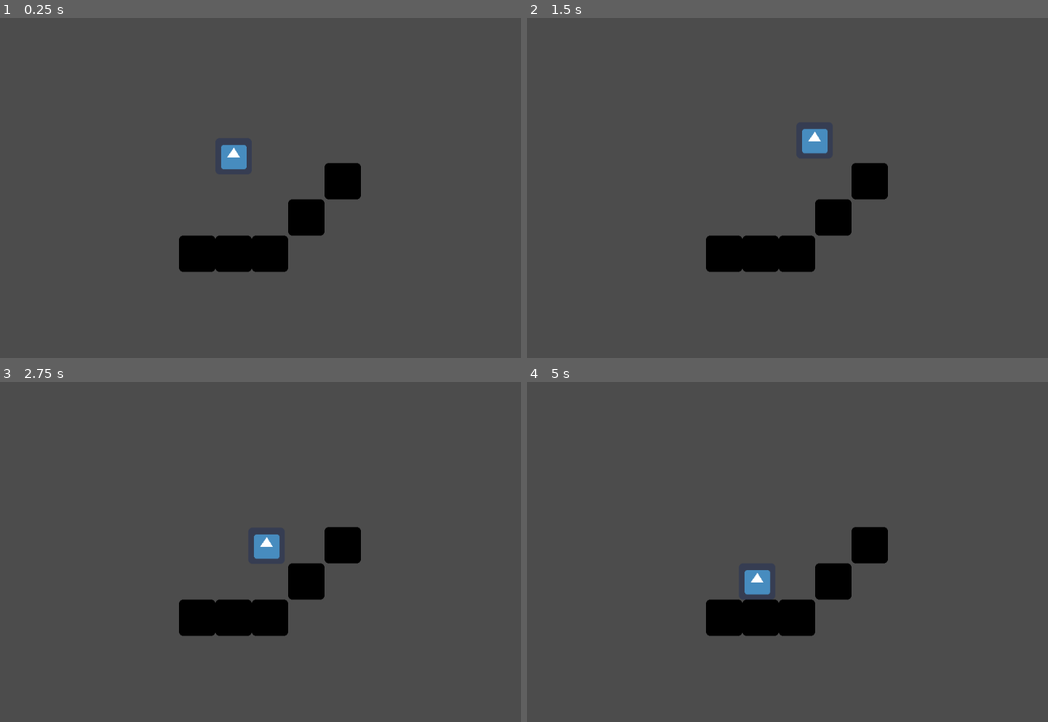
Above: before the commit, frames 1-4 (two rows, left to right).
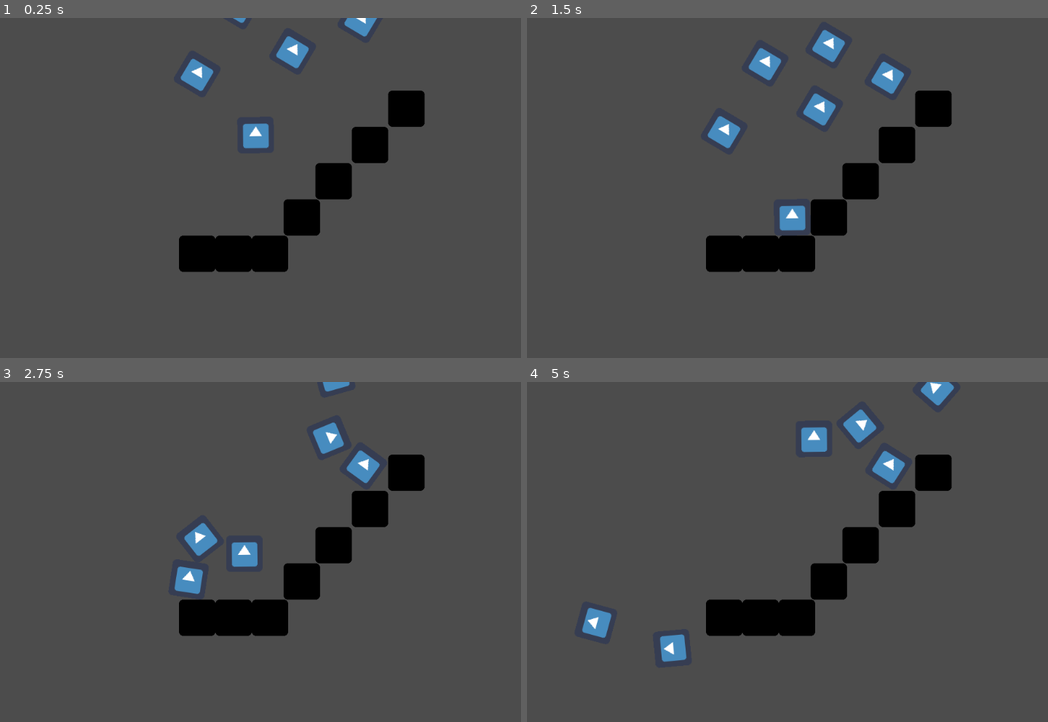
Above: after the commit, the same moments.

Repository: ttu/godot-platformer
Game: Godot game, scene res://World.tscn
Two runs of this game, one before a commit and one after it. Both use one fixed random seed, a clock stepped at 60 frames per second and the inputs below. The engine's default icon, where the game draws it, is replaced by a stand-in: a white triangle on a blue panel in a dark square.
Inputs:
- Up to frame 1 (0.25 s): no input
- Up to frame 2 (1.5 s): hold Right (ui_right) from 0.53 s (still down); tap Up (ui_up) at 0.77 s
- Up to frame 3 (2.75 s): tap Up (ui_up) at 1.52 s; release Right (ui_right) at 2.03 s; hold Left (ui_left) from 2.03 s (still down)
- Up to frame 4 (5 s): release Left (ui_left) at 2.78 s; hold Right (ui_right) 2.78-4.28 s; tap Up (ui_up) at 3.02, 3.77, 4.52 s; hold Left (ui_left) from 4.28 s (still down)

The runs differ from the first frame. In frame 1, 3.8% of the frame differs, in the area x 34-82%, y 0-65%; in frame 2, 4.6%, in the area x 34-82%, y 3-65%; in frame 3, 4.3%; in frame 4, 4.6%.

Commit message:
Add RigidBody nodes

Diff:
--- a/World.tscn
+++ b/World.tscn
@@ -9,10 +9,14 @@
 [sub_resource type="RectangleShape2D" id=2]
 extents = Vector2( 32, 32 )
 
+[sub_resource type="RectangleShape2D" id=3]
+extents = Vector2( 31.4703, 31.4909 )
+
 [node name="World" type="Node2D"]
 
 [node name="Player" type="KinematicBody2D" parent="."]
-position = Vector2( 480, 224 )
+position = Vector2( 518.731, 186.589 )
+rotation = -0.012377
 script = ExtResource( 2 )
 __meta__ = {
 "_edit_group_": true
@@ -64,7 +68,7 @@
 shape = SubResource( 2 )
 
 [node name="StaticBody2D4" type="StaticBody2D" parent="."]
-position = Vector2( 608, 352 )
+position = Vector2( 600, 352 )
 __meta__ = {
 "_edit_group_": true
 }
@@ -77,7 +81,7 @@
 shape = SubResource( 2 )
 
 [node name="StaticBody2D5" type="StaticBody2D" parent="."]
-position = Vector2( 672, 288 )
+position = Vector2( 656, 288 )
 __meta__ = {
 "_edit_group_": true
 }
@@ -88,3 +92,94 @@
 
 [node name="CollisionShape2D" type="CollisionShape2D" parent="StaticBody2D5"]
 shape = SubResource( 2 )
+
+[node name="StaticBody2D6" type="StaticBody2D" parent="."]
+position = Vector2( 720, 224 )
+__meta__ = {
+"_edit_group_": true
+}
+
+[node name="Sprite" type="Sprite" parent="StaticBody2D6"]
+modulate = Color( 0, 0, 0, 1 )
+texture = ExtResource( 1 )
+
+[node name="CollisionShape2D" type="CollisionShape2D" parent="StaticBody2D6"]
+shape = SubResource( 2 )
+
+[node name="StaticBody2D7" type="StaticBody2D" parent="."]
+position = Vector2( 784, 160 )
+__meta__ = {
+"_edit_group_": true
+}
+
+[node name="Sprite" type="Sprite" parent="StaticBody2D7"]
+modulate = Color( 0, 0, 0, 1 )
+texture = ExtResource( 1 )
+
+[node name="CollisionShape2D" type="CollisionShape2D" parent="StaticBody2D7"]
+shape = SubResource( 2 )
+
+[node name="Object rigid" type="RigidBody2D" parent="."]
+position = Vector2( 704, -1.52588e-05 )
+rotation = 0.53755
+__meta__ = {
+"_edit_group_": true
+}
+
+[node name="Sprite" type="Sprite" parent="Object rigid"]
+texture = ExtResource( 1 )
+
+[node name="CollisionShape2D" type="CollisionShape2D" parent="Object rigid"]
+shape = SubResource( 3 )
+
+[node name="Object rigid2" type="RigidBody2D" parent="."]
+position = Vector2( 416, 96 )
+rotation = 0.53755
+__meta__ = {
+"_edit_group_": true
+}
+
+[node name="Sprite" type="Sprite" parent="Object rigid2"]
+texture = ExtResource( 1 )
+
+[node name="CollisionShape2D" type="CollisionShape2D" parent="Object rigid2"]
+shape = SubResource( 3 )
+
+[node name="Object rigid3" type="RigidBody2D" parent="."]
+position = Vector2( 488, -24 )
+rotation = 0.53755
+__meta__ = {
+"_edit_group_": true
+}
+
+[node name="Sprite" type="Sprite" parent="Object rigid3"]
+texture = ExtResource( 1 )
+
+[node name="CollisionShape2D" type="CollisionShape2D" parent="Object rigid3"]
+shape = SubResource( 3 )
+
+[node name="Object rigid5" type="RigidBody2D" parent="."]
+position = Vector2( 600, -56 )
+rotation = 0.53755
+__meta__ = {
+"_edit_group_": true
+}
+
+[node name="Sprite" type="Sprite" parent="Object rigid5"]
+texture = ExtResource( 1 )
+
+[node name="CollisionShape2D" type="CollisionShape2D" parent="Object rigid5"]
+shape = SubResource( 3 )
+
+[node name="Object rigid4" type="RigidBody2D" parent="."]
+position = Vector2( 584, 56 )
+rotation = 0.53755
+__meta__ = {
+"_edit_group_": true
+}
+
+[node name="Sprite" type="Sprite" parent="Object rigid4"]
+texture = ExtResource( 1 )
+
+[node name="CollisionShape2D" type="CollisionShape2D" parent="Object rigid4"]
+shape = SubResource( 3 )
Not shown: 1 places in World.tscn that only renumber resources
